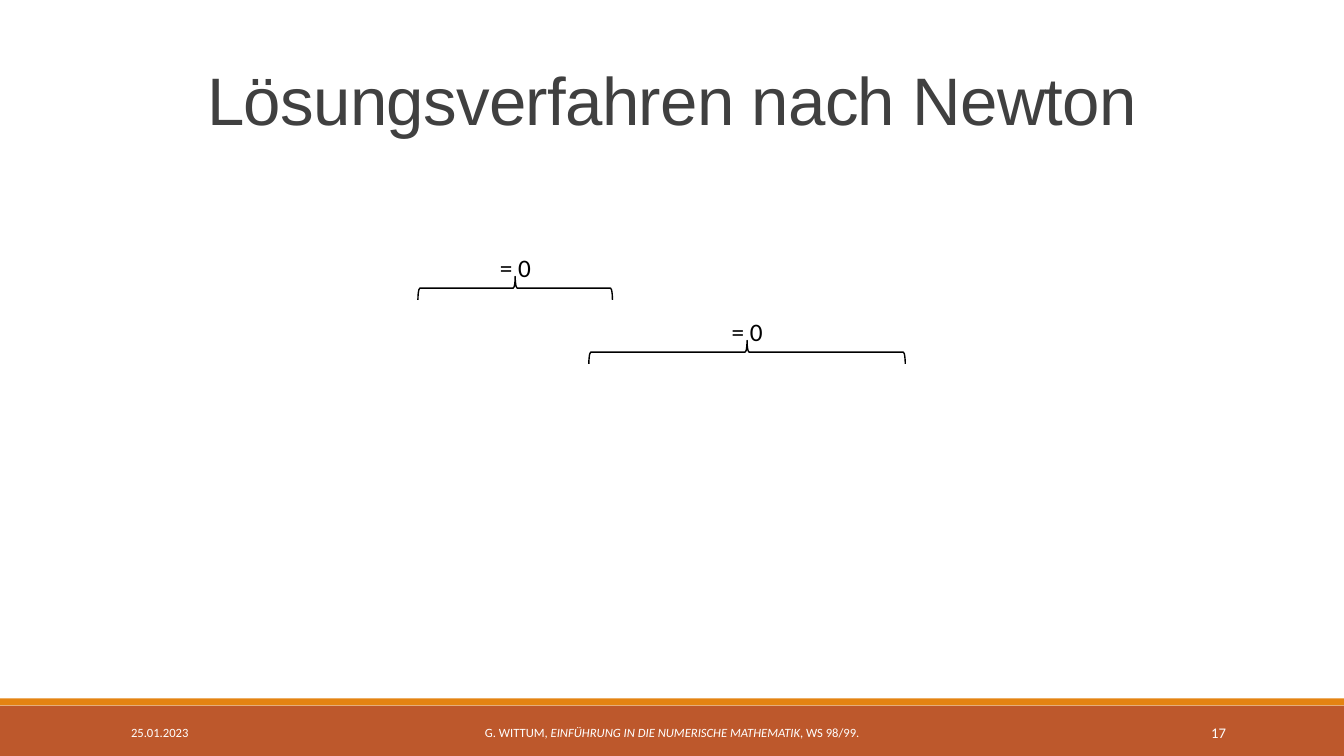
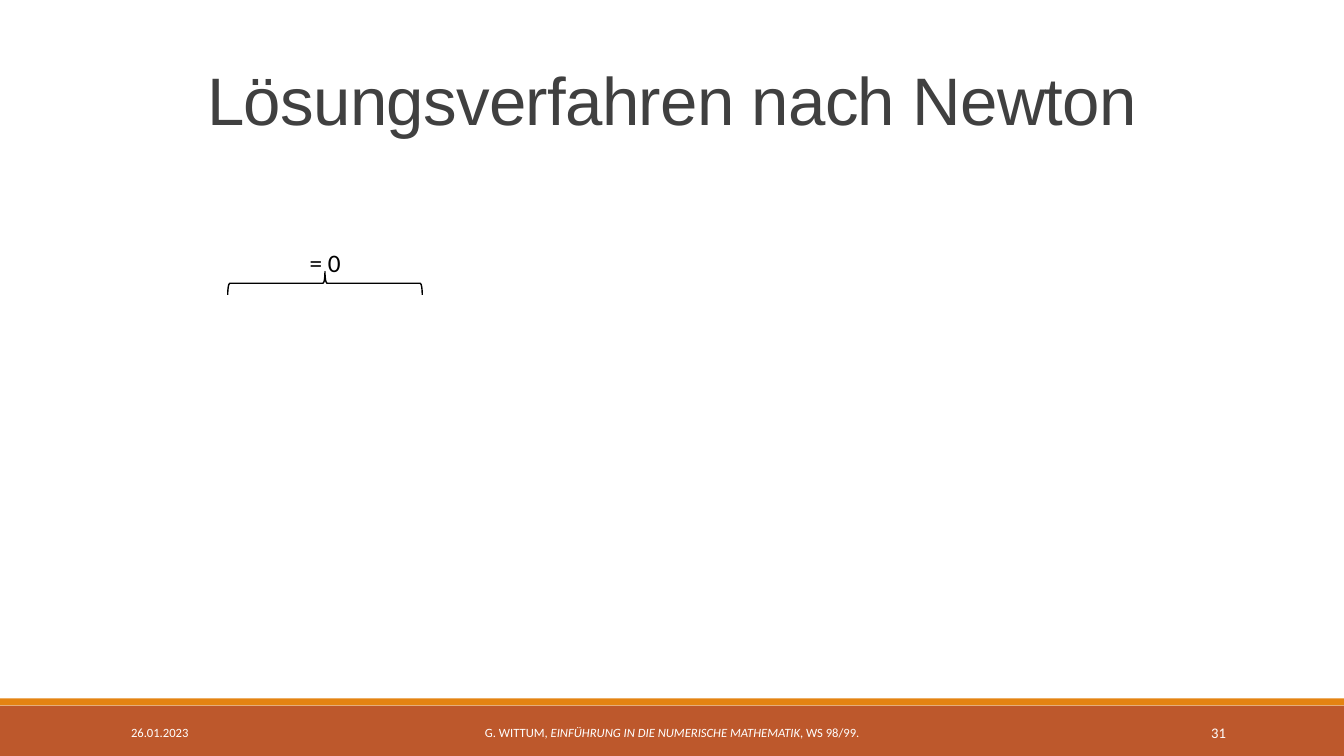
Before and after one commit to CedricBorko/Seminar-Modellierung-Polynominterpolation, a slide deck: slide 31 of Polynominterpolation.pptx (slide 17 before the commit). Drawn at 1344x756 pixels with LibreOffice and Linux fonts; fonts in the diff are those of the drawing; grey boxes stand for pictures. Boxes give left, top, right and bottom in pixels: in the first picture for what was removed or moved away, otherwise in the second. Text is boxed around its words. In the diff, an @@ line names an element or a change of style, - is before the commit and + after.

```diff
--- a/Polynominterpolation.pptx
+++ b/Polynominterpolation.pptx
@@ text "= 0": place and size @@
-text "= 0" at <box>518,260,531,277</box>
+text "= 0" at <box>328,255,341,272</box>
@@ right brace: place and size @@
-right brace at <box>418,276,613,299</box>
+right brace at <box>228,272,422,295</box>
@@ text removed at <box>750,324,763,341</box> @@
-= 0
@@ right brace removed at <box>589,340,906,363</box> @@
@@ text at <box>131,728,188,737</box>: text changed @@
-25.01.2023
+26.01.2023
@@ page number at <box>1211,728,1226,738</box>: text changed @@
-17
+31
```
Also in this commit, not shown: 25 other slides changed, 25 slides added, 17 other files.
